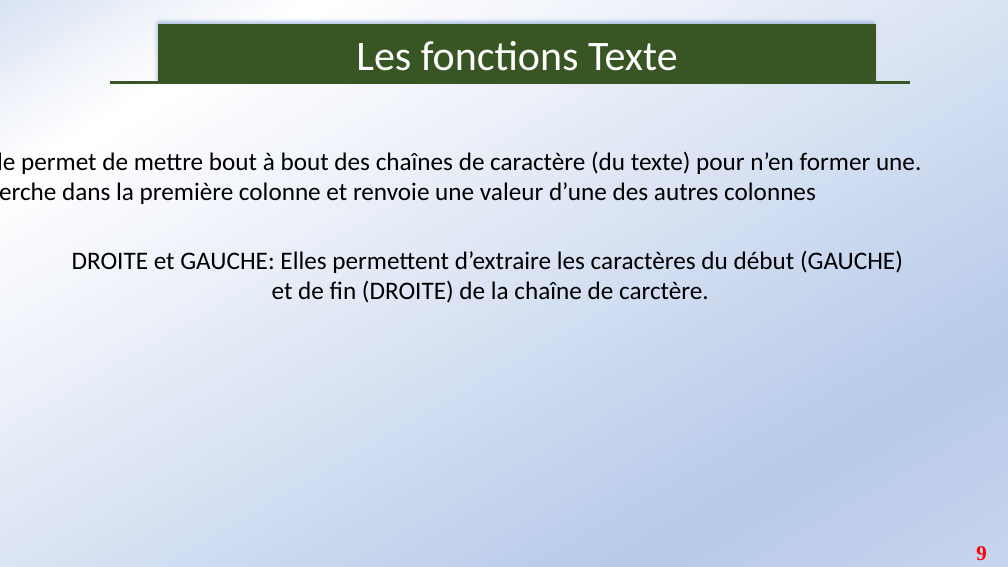
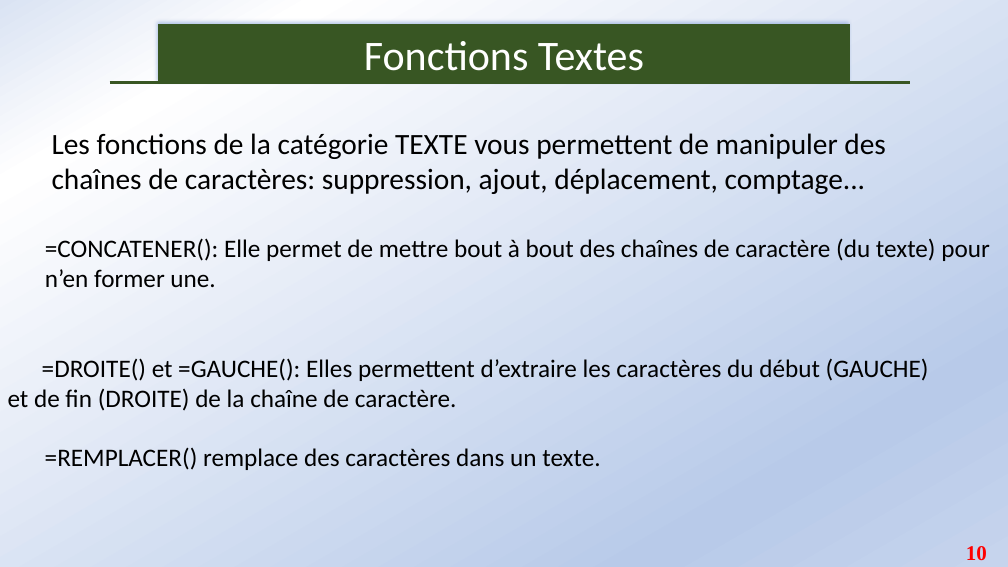
Before and after one commit to Abson-dev/Formation-Excel-IFDC, a slide deck: slide 10 of Cours/IFDC_2.pptx (slide 9 before the commit). Drawn at 1008x567 pixels with LibreOffice and Linux fonts; fonts in the diff are those of the drawing. Boxes give left, top, right and bottom in pixels: in the first picture for what was removed or moved away, otherwise in the second. Text is boxed around its words. In the diff, an @@ line names an element or a change of style, - is before the commit and + after.

```diff
--- a/Cours/IFDC_2.pptx
+++ b/Cours/IFDC_2.pptx
@@ rectangle "Fonctions Textes" resized from (x1=159, y1=24, x2=876, y2=82) to (x1=159, y1=24, x2=850, y2=82) @@
@@ text in rectangle at (x1=364, y1=41, x2=644, y2=71): text changed @@
-Les fonctions Texte
+Fonctions Textes
@@ text added at (x1=52, y1=133, x2=886, y2=194), 28 pt, text #000000 @@
+Les fonctions de la catégorie TEXTE vous permettent de manipuler des chaînes de caractères: suppression, ajout, déplacement, comptage...
@@ text at (x1=45, y1=238, x2=990, y2=287): text changed @@
-CONCATENER: Elle permet de mettre bout à bout des chaînes de caractère (du texte) pour n’en former une.
-Elle cherche dans la première colonne et renvoie une valeur d’une des autres colonnes
+=CONCATENER(): Elle permet de mettre bout à bout des chaînes de caractère (du texte) pour n’en former une.
@@ text at (x1=8, y1=358, x2=929, y2=411): text changed @@
-DROITE et GAUCHE: Elles permettent d’extraire les caractères du début (GAUCHE)
-et de fin (DROITE) de la chaîne de carctère.
+=DROITE() et =GAUCHE(): Elles permettent d’extraire les caractères du début (GAUCHE)
+et de fin (DROITE) de la chaîne de caractère.
@@ text added at (x1=45, y1=447, x2=600, y2=470), 24 pt, text #000000 @@
+=REMPLACER() remplace des caractères dans un texte.
@@ page number at (x1=966, y1=546, x2=987, y2=561): text changed @@
-9
+10
```
Also in this commit, not shown: 6 other slides changed, 4 slides added, 1 slide removed.
